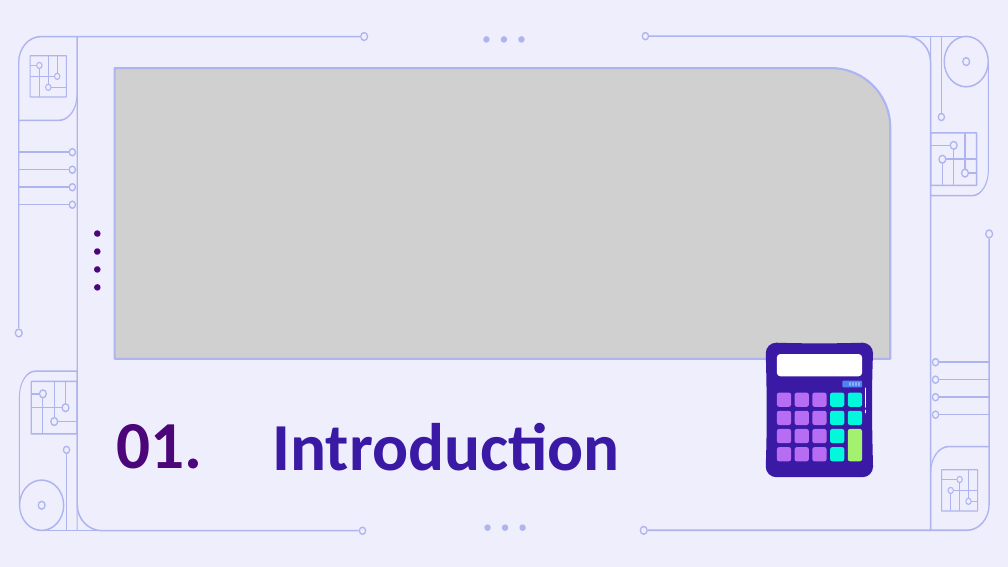
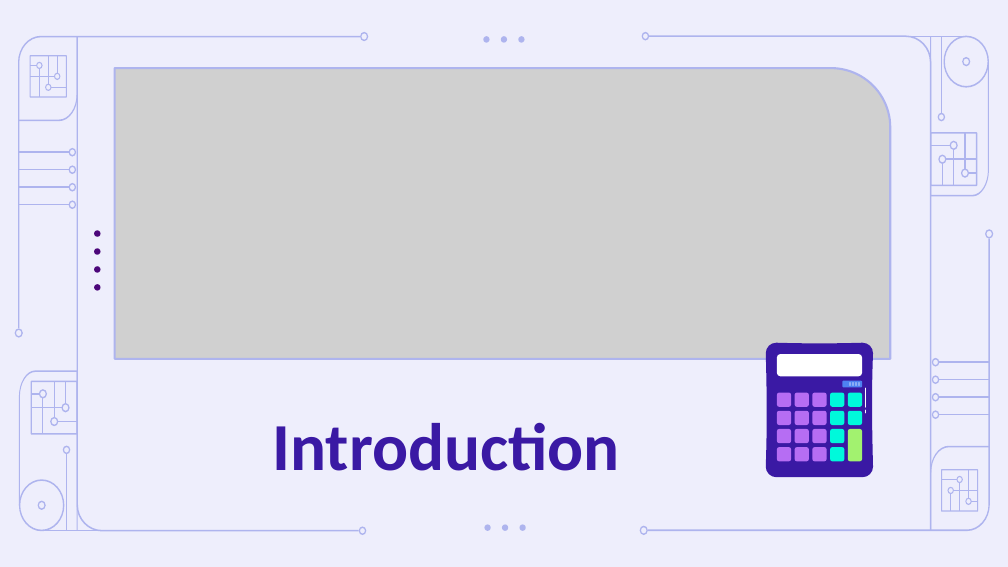
Before and after one commit to MoroboshiDann/portfolio-management-team2, a slide deck: slide 3 of Artificial Intelligence in Finance Pitch Deck by Slidesgo.odp. Drawn at 1008x567 pixels with LibreOffice and Linux fonts; fonts in the diff are those of the drawing; grey boxes stand for pictures. Boxes give left, top, right and bottom in pixels: in the first picture for what was removed or moved away, otherwise in the second. Text is boxed around its words. In the diff, an @@ line names an element or a change of style, - is before the commit and + after.

```diff
--- a/Artificial Intelligence in Finance Pitch Deck by Slidesgo.odp
+++ b/Artificial Intelligence in Finance Pitch Deck by Slidesgo.odp
@@ title removed at (116, 424, 202, 469) @@
-01.
```
Also in this commit, not shown: 5 other slides changed, 1 slide added, 13 slides removed.
